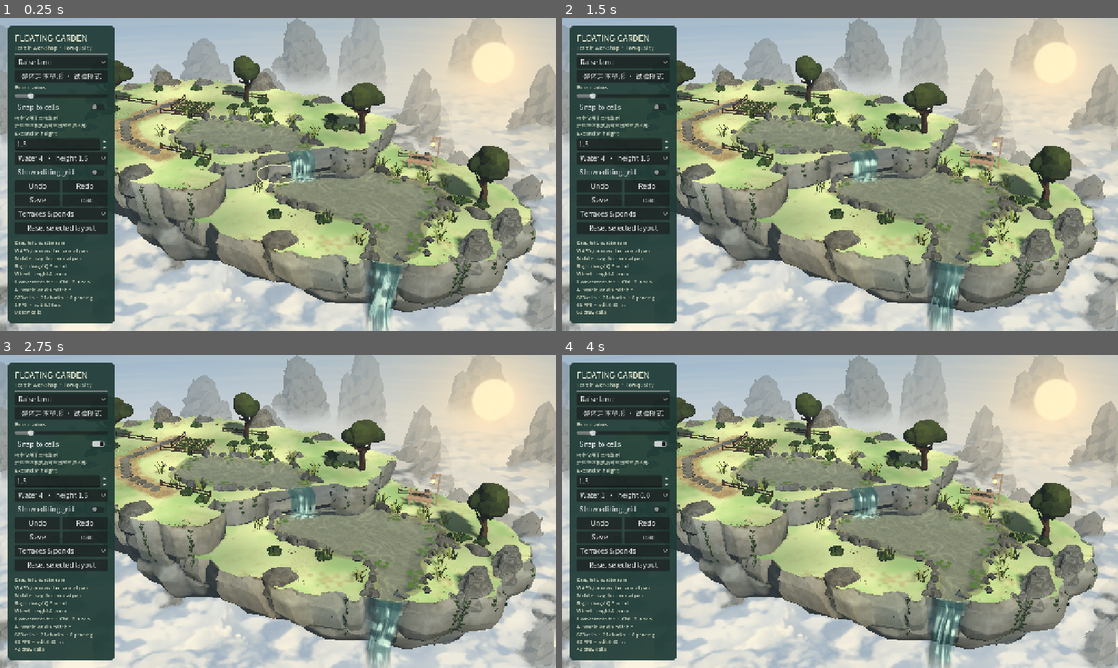
Above: before the commit, frames 1-4 (two rows, left to right).
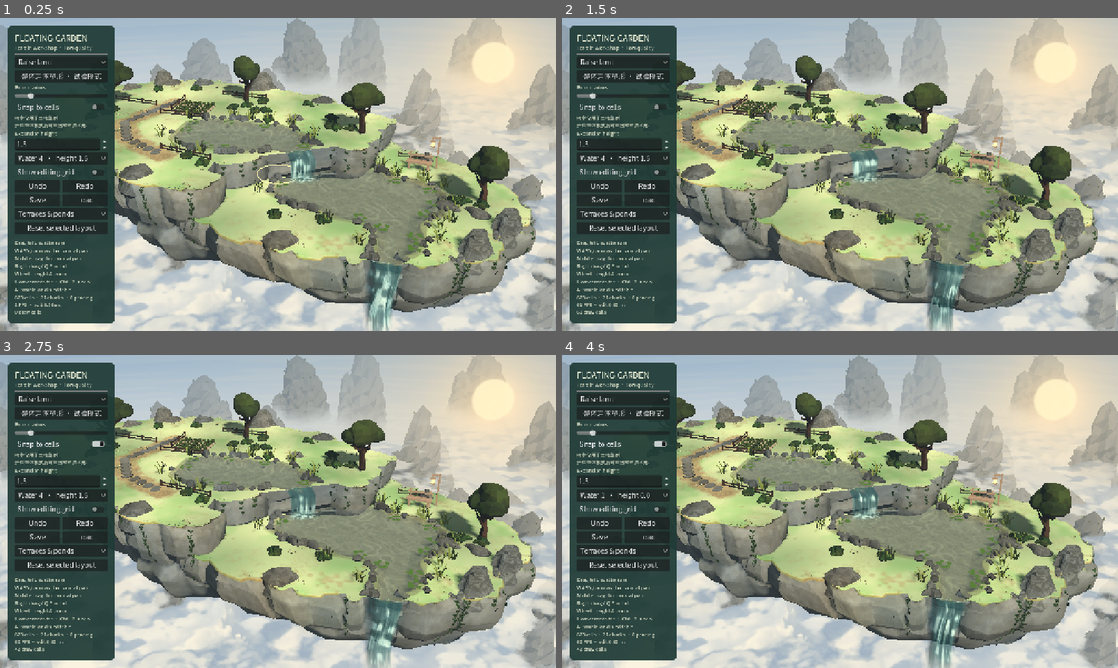
Above: after the commit, the same moments.

Repository: YI1219/Idle_and_incremental_game
Game: Godot game, scene res://scenes/terrain_editor.tscn
The game is run twice, just before and just after one commit, with the same random seed, the same clock (stepped at 60 frames per second) and the same inputs.
Inputs:
- Up to frame 1 (0.25 s): no input
- Up to frame 2 (1.5 s): click "Raise land" at 0.5 s; click "整体岩体塑形 · 试验模式" at 1.25 s
- Up to frame 3 (2.75 s): click "Snap to cells" at 2 s
- Up to frame 4 (4 s): click "Water 4 · height 1.5" at 2.75 s; click "Show editing grid" at 3.5 s

The runs differ from the first frame. In frame 1, 0.5% of the frame differs, in the area x 20-96%, y 19-81%; in frame 2, 0.5%; in frame 3, 0.5%; in frame 4, 0.5%.

Commit message:
Soften the exterior grass lip with a short outward chamfer.
The flat crown stays put. Only the outer rim gains a grass-to-soil spill so the far silhouette is no longer a sharp cap crease.

Co-authored-by: YI <YI1219@users.noreply.github.com>

Diff:
--- a/scripts/terrain_editor/contour_terrain.gd
+++ b/scripts/terrain_editor/contour_terrain.gd
@@ -1199,10 +1199,12 @@
 			for j in range(1,polygon.size()-1):
 				var before:=local.vertices.size()
 				local.triangle(polygon[0],polygon[j],polygon[j+1],colors[i],kind in ["grass","water","bank"])
-				if kind in ["cliff","shore","bank","waterfall","rim_green","stone_mantle","lake_bed","sculpted_rock","sculpted_terrain"]:
+				# Grass carries the lip chamfer's per-vertex soil tint and skirt
+				# normals. Chunk clips must keep both; the flat cap stays white/up.
+				if kind in ["grass","cliff","shore","bank","waterfall","rim_green","stone_mantle","lake_bed","sculpted_rock","sculpted_terrain"]:
 					for index in range(before,local.vertices.size()):
 						local.colors[index]=_interpolated_color(local.vertices[index],vertices[i],vertices[i+1],vertices[i+2],colors[i],colors[i+1],colors[i+2])
-				if kind in ["cliff","shore","bank","waterfall","rim_green","stone_mantle","lake_bed","sculpted_rock","sculpted_terrain"]:
+				if kind in ["grass","cliff","shore","bank","waterfall","rim_green","stone_mantle","lake_bed","sculpted_rock","sculpted_terrain"]:
 					for index in range(before,local.vertices.size()):
 						local.normals[index]=_interpolated_normal(local.vertices[index],vertices[i],vertices[i+1],vertices[i+2],normals[i],normals[i+1],normals[i+2])
 				if kind in ["cliff","grass","rim_green","shore","sculpted_terrain"]:
--- /dev/null
+++ b/scripts/terrain_editor/grass_lip_soften.gd
@@ -0,0 +1,304 @@
+extends RefCounted
+## Convex grass→soil lip outside the exterior crown edge.
+## The flat cap stays where it is. Only a short outward chamfer is added,
+## so the island silhouette gains a soft spill instead of a new outline.
+const ContourTerrain = preload("res://scripts/terrain_editor/contour_terrain.gd")
+const SAMPLE_SPACING := 0.38
+const MAX_REACH := 0.42
+const RING_COUNT := 4
+
+static func _ring_out(ring:int)->float:
+	# First step leaves the lawn gently; later steps turn toward the stone
+	# without folding back into the cap.
+	match ring:
+		1:return 0.48
+		2:return 0.78
+		3:return 1.0
+	return 0.0
+
+static func _ring_drop(ring:int)->float:
+	match ring:
+		1:return 0.018
+		2:return 0.055
+		3:return 0.105
+	return 0.0
+
+static func apply(field)->void:
+	var surface = field.surfaces.get("grass",null)
+	if surface==null or surface.vertices.is_empty():return
+	var before:int = surface.vertices.size()
+	for key in field.lawn_boundaries:
+		var h:float = float(key)
+		var loops:Array = field.lawn_boundaries[key]
+		for loop:PackedVector2Array in loops:
+			if loop.size()<3 or ContourTerrain._area(loop)<=0.0:continue
+			_skirt_loop(field,surface,_open_loop(loop),loops,h)
+	if surface.vertices.size()>before:
+		# Smooth the skirt alone. Averaging it into the cap would tilt large
+		# lawn triangles and smear the soften inward across the crown.
+		_smooth_skirt(surface,before)
+
+static func _open_loop(loop:PackedVector2Array)->PackedVector2Array:
+	if loop.size()>1 and loop[0].distance_squared_to(loop[-1])<0.00000001:
+		return loop.slice(0,loop.size()-1)
+	return loop
+
+static func _width(p:Vector2)->float:
+	# World-anchored, so a closed rim does not kink where the loop index starts.
+	return 0.24+0.075*sin(p.x*0.83+p.y*0.57)+0.035*sin(p.x*1.67-p.y*1.21+1.2)
+
+static func _drop(p:Vector2,base:float)->float:
+	# Scale the scallop with the drop so the lawn edge itself stays on the cap.
+	if base<=0.0:return 0.0
+	return base*(1.0+0.08*sin(p.x*1.15+p.y*0.72+0.4))
+
+static func _ring_color(ring:int)->Color:
+	match ring:
+		1:return Color(0.98,0.95,0.90,1.0)
+		2:return Color(0.86,0.70,0.58,1.0)
+		3:return Color(0.78,0.76,0.70,1.0)
+	return Color(1,1,1,1)
+
+static func _is_outer(field,loops:Array,a:Vector2,b:Vector2)->bool:
+	var length:float = a.distance_to(b)
+	if length<0.02:return false
+	var tangent:Vector2 = (b-a)/length
+	var out:Vector2 = Vector2(tangent.y,-tangent.x)
+	var mid:Vector2 = (a+b)*0.5
+	# Zero-width overlaps with a higher plateau are not this cap's lip.
+	if not ContourTerrain.contains(loops,mid-out*0.16):return false
+	var probe:Vector2 = mid+out*0.40
+	if ContourTerrain.contains(loops,probe):return false
+	return field.surface_at(probe).is_empty()
+
+static func _mouth_weight(field,p:Vector2,h:float)->float:
+	var weight:float = 1.0
+	for veil:Dictionary in field.fall_veils:
+		var lip:Vector3 = veil.lip
+		if absf(lip.y-h)>1.8:continue
+		var clearance:float = p.distance_to(Vector2(lip.x,lip.z))-float(veil.half_width)
+		weight = minf(weight,smoothstep(0.20,1.05,clearance))
+	return weight
+
+static func _skirt_loop(field,surface,loop:PackedVector2Array,loops:Array,h:float)->void:
+	var count:int = loop.size()
+	var edge_outer:Array[bool] = []
+	var edge_out:Array[Vector2] = []
+	edge_outer.resize(count)
+	edge_out.resize(count)
+	var outer_count:int = 0
+	for i in count:
+		var a:Vector2 = loop[i]
+		var b:Vector2 = loop[(i+1)%count]
+		var length:float = a.distance_to(b)
+		var out:Vector2 = Vector2.RIGHT
+		if length>0.0001:
+			var tangent:Vector2 = (b-a)/length
+			out = Vector2(tangent.y,-tangent.x)
+		edge_out[i] = out
+		var outer:bool = _is_outer(field,loops,a,b)
+		edge_outer[i] = outer
+		if outer:outer_count += 1
+	if outer_count==0:return
+	var vert_out:Array[Vector2] = []
+	var vert_scale:Array[float] = []
+	vert_out.resize(count)
+	vert_scale.resize(count)
+	for i in count:
+		var previous:Vector2 = edge_out[(i-1+count)%count]
+		var following:Vector2 = edge_out[i]
+		var bisector:Vector2 = previous+following
+		var scale:float = 1.0
+		if bisector.length_squared()<0.0001:
+			bisector = following
+		else:
+			bisector = bisector.normalized()
+			var align:float = bisector.dot(following)
+			if align>0.55:
+				scale = clampf(1.0/align,1.0,1.12)
+			else:
+				bisector = following
+		vert_out[i] = bisector
+		vert_scale[i] = scale
+	for edges:Array in _outer_runs(edge_outer):
+		_emit_run(field,surface,loop,loops,edges,outer_count==count,edge_out,vert_out,vert_scale,h)
+
+static func _outer_runs(outer:Array[bool])->Array:
+	var count:int = outer.size()
+	var gap:int = -1
+	for i in count:
+		if not outer[i]:
+			gap = i
+			break
+	if gap<0:
+		var every:Array = []
+		for i in count:every.append(i)
+		return [every]
+	# Start just after a gap so a run that wraps the loop index stays one run.
+	var runs:Array = []
+	var seen:PackedByteArray = PackedByteArray()
+	seen.resize(count)
+	var index:int = (gap+1)%count
+	var walked:int = 0
+	while walked<count:
+		walked += 1
+		if not outer[index] or seen[index]!=0:
+			index = (index+1)%count
+			continue
+		var edges:Array = []
+		while outer[index] and seen[index]==0 and edges.size()<count:
+			seen[index] = 1
+			edges.append(index)
+			index = (index+1)%count
+		runs.append(edges)
+	return runs
+
+static func _emit_run(field,surface,loop:PackedVector2Array,loops:Array,edges:Array,closed:bool,edge_out:Array[Vector2],vert_out:Array[Vector2],vert_scale:Array[float],h:float)->void:
+	var count:int = loop.size()
+	var samples:Array = []
+	for edge_index in edges.size():
+		var edge:int = edges[edge_index]
+		var a_index:int = edge
+		var b_index:int = (edge+1)%count
+		var a:Vector2 = loop[a_index]
+		var b:Vector2 = loop[b_index]
+		var length:float = a.distance_to(b)
+		var steps:int = maxi(1,ceili(length/SAMPLE_SPACING))
+		var include_end:bool = (not closed) and edge_index==edges.size()-1
+		var limit:int = steps+(1 if include_end else 0)
+		for step in limit:
+			var t:float = float(step)/float(steps)
+			var p:Vector2 = a.lerp(b,t)
+			if not samples.is_empty() and (samples[-1].p as Vector2).distance_squared_to(p)<0.00000001:continue
+			var out:Vector2 = edge_out[edge]
+			var scale:float = 1.0
+			if t<=0.22:
+				var blend:float = t/0.22
+				out = (vert_out[a_index] as Vector2).lerp(out,blend)
+				scale = lerpf(vert_scale[a_index],1.0,blend)
+			elif t>=0.78:
+				var blend:float = (t-0.78)/0.22
+				out = out.lerp(vert_out[b_index],blend)
+				scale = lerpf(1.0,vert_scale[b_index],blend)
+			if out.length_squared()<0.0001:out = edge_out[edge]
+			else:out = out.normalized()
+			if out.dot(edge_out[edge])<0.2:
+				out = edge_out[edge]
+				scale = 1.0
+			var arc:float = 0.0 if samples.is_empty() else float(samples[-1].arc)+(samples[-1].p as Vector2).distance_to(p)
+			# A corner bisector can aim back across a concave crown. Keep only
+			# the part of the spill that stays outside the lawn.
+			var reach:float = _safe_reach(loops,p,out,_width(p)*scale)
+			samples.append({"p":p,"out":out,"reach":reach,"arc":arc,"weight":1.0,"h":h})
+	if samples.size()<2:return
+	var total:float = float(samples[-1].arc)
+	if closed:total += (samples[-1].p as Vector2).distance_to(samples[0].p)
+	elif total<0.40:return
+	for i in samples.size():
+		var fade:float = 1.0
+		if not closed:
+			var end_distance:float = minf(float(samples[i].arc),total-float(samples[i].arc))
+			fade = smoothstep(0.05,0.75,end_distance)
+		var at:Vector2 = samples[i].p
+		samples[i].weight = fade*_mouth_weight(field,at,h)
+	var segments:int = samples.size() if closed else samples.size()-1
+	for i in segments:
+		var left:Dictionary = samples[i]
+		var right:Dictionary = samples[(i+1)%samples.size()]
+		if float(left.weight)<0.05 and float(right.weight)<0.05:continue
+		var direction:Vector2 = (left.out as Vector2)+(right.out as Vector2)
+		if direction.length_squared()<0.0001:direction = left.out
+		else:direction = direction.normalized()
+		var desired:Vector3 = Vector3(direction.x,0.62,direction.y)
+		var upper_left:Vector3 = _ring_point(left,0)
+		var upper_right:Vector3 = _ring_point(right,0)
+		for ring in range(1,RING_COUNT):
+			var lower_left:Vector3 = _escape(loops,_ring_point(left,ring))
+			var lower_right:Vector3 = _escape(loops,_ring_point(right,ring))
+			_band(surface,upper_left,upper_right,lower_right,lower_left,_ring_color(ring-1),_ring_color(ring),desired)
+			upper_left = lower_left
+			upper_right = lower_right
+
+static func _closest_boundary(loops:Array,point:Vector2)->Vector2:
+	var best:float = INF
+	var found:Vector2 = point
+	for loop:PackedVector2Array in loops:
+		for i in loop.size():
+			var a:Vector2 = loop[i]
+			var b:Vector2 = loop[(i+1)%loop.size()]
+			var candidate:Vector2 = Geometry2D.get_closest_point_to_segment(point,a,b)
+			var distance:float = point.distance_squared_to(candidate)
+			if distance<best:
+				best = distance
+				found = candidate
+	return found
+
+static func _escape(loops:Array,point:Vector3)->Vector3:
+	# A corner ray can cross back into the crown. Snap that sample to the
+	# boundary instead of guessing an outward push from a concave corner.
+	var xz:Vector2 = Vector2(point.x,point.z)
+	if not ContourTerrain.contains(loops,xz):return point
+	var closest:Vector2 = _closest_boundary(loops,xz)
+	if xz.distance_to(closest)<0.012:return point
+	return Vector3(closest.x,point.y,closest.y)
+
+static func _reenters(loops:Array,origin:Vector2,out:Vector2,reach:float)->bool:
+	# The tip can sit back outside a concave crown while the span crosses it.
+	for step in 4:
+		var distance:float = reach*float(step+1)/4.0
+		if ContourTerrain.contains(loops,origin+out*distance):return true
+	return false
+
+static func _safe_reach(loops:Array,origin:Vector2,out:Vector2,wanted:float)->float:
+	var limit:float = minf(maxf(wanted,0.0),MAX_REACH)
+	if limit<=0.0 or not _reenters(loops,origin,out,limit):return limit
+	var lo:float = 0.0
+	var hi:float = limit
+	for _step in 6:
+		var mid:float = (lo+hi)*0.5
+		if _reenters(loops,origin,out,mid):hi = mid
+		else:lo = mid
+	return lo
+
+static func _ring_point(sample:Dictionary,ring:int)->Vector3:
+	var p:Vector2 = sample.p
+	var out:Vector2 = sample.out
+	var reach:float = float(sample.reach)*float(sample.weight)*_ring_out(ring)
+	var down:float = _drop(p,_ring_drop(ring))*float(sample.weight)
+	return Vector3(p.x+out.x*reach,float(sample.h)-down,p.y+out.y*reach)
+
+static func _band(surface,a:Vector3,b:Vector3,c:Vector3,d:Vector3,upper:Color,lower:Color,desired:Vector3)->void:
+	_triangle(surface,a,b,c,upper,upper,lower,desired)
+	_triangle(surface,a,c,d,upper,lower,lower,desired)
+
+static func _triangle(surface,a:Vector3,b:Vector3,c:Vector3,ca:Color,cb:Color,cc:Color,desired:Vector3)->void:
+	var normal:Vector3 = -(b-a).cross(c-a)
+	if normal.length_squared()<0.00000001:return
+	var start:int = surface.vertices.size()
+	if normal.dot(desired)<0.0:
+		surface.triangle(a,c,b,Color.WHITE)
+		if surface.vertices.size()!=start+3:return
+		surface.colors[start] = ca
+		surface.colors[start+1] = cc
+		surface.colors[start+2] = cb
+	else:
+		surface.triangle(a,b,c,Color.WHITE)
+		if surface.vertices.size()!=start+3:return
+		surface.colors[start] = ca
+		surface.colors[start+1] = cb
+		surface.colors[start+2] = cc
+
+static func _smooth_skirt(surface,start:int)->void:
+	var sums:Dictionary = {}
+	for i in range(start,surface.vertices.size(),3):
+		var a:Vector3 = surface.vertices[i]
+		var weighted:Vector3 = -(surface.vertices[i+1]-a).cross(surface.vertices[i+2]-a)
+		if weighted.length_squared()<0.00000001:continue
+		for j in 3:
+			var key:Vector3 = (surface.vertices[i+j]*10000.0).round()
+			sums[key] = sums.get(key,Vector3.ZERO)+weighted
+	for i in range(start,surface.vertices.size()):
+		var key:Vector3 = (surface.vertices[i]*10000.0).round()
+		var sum:Vector3 = sums.get(key,Vector3.ZERO)
+		if sum.length_squared()>0.00000001:
+			surface.normals[i] = sum.normalized()
--- a/scripts/terrain_editor/rim_union.gd
+++ b/scripts/terrain_editor/rim_union.gd
@@ -129,6 +129,7 @@
  field.surfaces.stone_mantle=mantle.stone
  field.surfaces.rim_green=preload("res://scripts/terrain_editor/rim_surface_detail.gd").lip(regions,crowns,assets)
  field._smooth_normals(field.surfaces.rim_green)
+ preload("res://scripts/terrain_editor/grass_lip_soften.gd").apply(field)
  field._index_triangles()
 
 static func _union(polygons:Array,addition:PackedVector2Array)->void:
--- /dev/null
+++ b/tests/grass_lip_soften_test.gd
@@ -0,0 +1,125 @@
+extends SceneTree
+const ContourTerrain = preload("res://scripts/terrain_editor/contour_terrain.gd")
+## Geometric bounds for the exterior grass lip. Not an art acceptance.
+var checks:=0
+var failures:=0
+
+func check(ok:bool,message:String)->void:
+	checks+=1
+	if not ok:
+		failures+=1
+		push_error(message)
+	else:
+		print("ok: ",message)
+
+func _initialize()->void:
+	call_deferred("run")
+
+func run()->void:
+	var editor=load("res://scenes/terrain_editor.tscn").instantiate()
+	root.add_child(editor)
+	await process_frame
+	editor.set_process(false)
+	_expect_lip(editor,"seed %d preset 0"%editor.data.seed)
+	editor.data.seed=2104
+	editor.renderer.rebuild_all()
+	_expect_lip(editor,"seed 2104 preset 0")
+	editor.data.seed=7301
+	editor.select_preset(1)
+	_expect_lip(editor,"seed 7301 preset 1")
+	print("GRASS LIP CHECKS: ",checks," failures: ",failures)
+	editor.free()
+	quit(1 if failures>0 else 0)
+
+func _expect_lip(editor,label:String)->void:
+	var field=editor.renderer.contours
+	var surface=field.surfaces.grass
+	var vertices:PackedVector3Array=surface.vertices
+	var normals:PackedVector3Array=surface.normals
+	var colors:PackedColorArray=surface.colors
+	var lowered:=0
+	var tinted:=0
+	var max_outside:=0.0
+	var min_outside:=INF
+	var min_lip_normal:=INF
+	var interior:=0
+	var below:=0
+	var deepest_inside:=0.0
+	var deepest_at:=Vector3.ZERO
+	for i in vertices.size():
+		var point:Vector3=vertices[i]
+		var level:float=_level(field,point.y)
+		var drop:float=level-point.y
+		var outside:float=_outside(field.lawn_boundaries.get(level,[]),Vector2(point.x,point.z))
+		if drop>0.28 or point.y>level+0.004:
+			below+=1
+			continue
+		if outside<deepest_inside:
+			deepest_inside=outside
+			deepest_at=point
+		if outside<-0.08:interior+=1
+		if drop>0.06:
+			lowered+=1
+			max_outside=maxf(max_outside,outside)
+			min_outside=minf(min_outside,outside)
+			min_lip_normal=minf(min_lip_normal,normals[i].y)
+			if colors[i].g<0.97:tinted+=1
+	var skirt_inside:=_skirt_crossings(field,vertices)
+	var rendered_lip:=0
+	var rendered_flat:=0
+	for chunk in editor.renderer.chunks.values():
+		var grass=chunk.get_node_or_null("grass")
+		if grass==null or grass.mesh==null or grass.mesh.get_surface_count()==0:continue
+		var arrays:Array=grass.mesh.surface_get_arrays(0)
+		var chunk_vertices:PackedVector3Array=arrays[Mesh.ARRAY_VERTEX]
+		var chunk_normals:PackedVector3Array=arrays[Mesh.ARRAY_NORMAL]
+		for i in chunk_vertices.size():
+			var drop:float=_level(field,chunk_vertices[i].y)-chunk_vertices[i].y
+			if drop>0.06 and chunk_normals[i].y>0.35:rendered_lip+=1
+			elif drop<0.004 and chunk_normals[i].y>0.98:rendered_flat+=1
+	print("%s lowered=%d outside=%.3f..%.3f lip_normal=%.3f crossings=%d deepest=%.3f at %s"%[label,lowered,min_outside,max_outside,min_lip_normal,skirt_inside,deepest_inside,deepest_at])
+	check(lowered>80,label+" has an exterior lip skirt")
+	check(tinted*2>lowered,label+" lip carries a soil tint")
+	check(min_outside>-0.02 and max_outside<0.45,label+" spill stays a short outward chamfer")
+	check(min_lip_normal>0.35,label+" lip normals stay above the stone, not folded under")
+	check(skirt_inside==0,label+" chamfer triangles stay outside the crown")
+	check(deepest_inside>-0.02 and interior==0,label+" chamfer does not cut a trench into the crown")
+	check(below==0,label+" no grass vertex leaves the lip band")
+	check(rendered_lip>40 and rendered_flat>40,label+" chunk meshes keep the lip and the flat crown")
+
+func _skirt_crossings(field,vertices:PackedVector3Array)->int:
+	var crossings:=0
+	for i in range(0,vertices.size(),3):
+		var skirt:=false
+		var centroid:=Vector3.ZERO
+		for j in 3:
+			centroid+=vertices[i+j]
+			var level:float=_level(field,vertices[i+j].y)
+			var drop:float=level-vertices[i+j].y
+			var outside:float=_outside(field.lawn_boundaries.get(level,[]),Vector2(vertices[i+j].x,vertices[i+j].z))
+			if drop>0.03 or outside>0.02:skirt=true
+		if not skirt:continue
+		centroid/=3.0
+		var level:float=_level(field,centroid.y)
+		if _outside(field.lawn_boundaries.get(level,[]),Vector2(centroid.x,centroid.z))<-0.03:crossings+=1
+	return crossings
+
+func _level(field,y:float)->float:
+	var best:float=INF
+	var found:float=y
+	for level:float in field.levels:
+		var distance:float=absf(level-y)
+		if distance<best:
+			best=distance
+			found=level
+	return found
+
+func _outside(loops:Array,point:Vector2)->float:
+	var distance:float=INF
+	for loop:PackedVector2Array in loops:
+		for i in loop.size():
+			var a:Vector2=loop[i]
+			var b:Vector2=loop[(i+1)%loop.size()]
+			distance=minf(distance,point.distance_to(Geometry2D.get_closest_point_to_segment(point,a,b)))
+	if ContourTerrain.contains(loops,point):return -distance
+	return distance
Not shown, added: scripts/terrain_editor/grass_lip_soften.gd.uid
Not shown, added: tests/grass_lip_soften_test.gd.uid
Not shown, changed: CURRENT_CONTEXT.md
